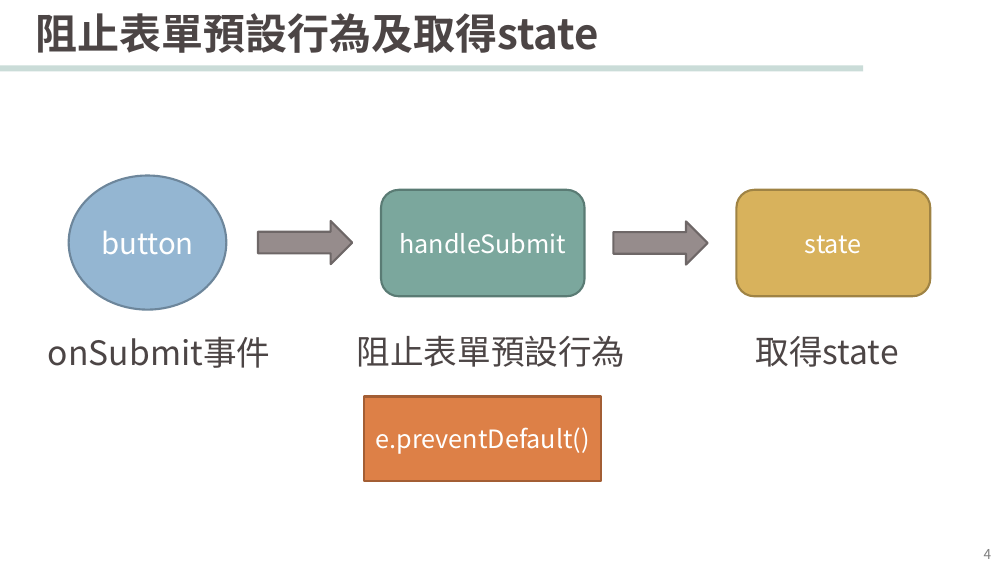
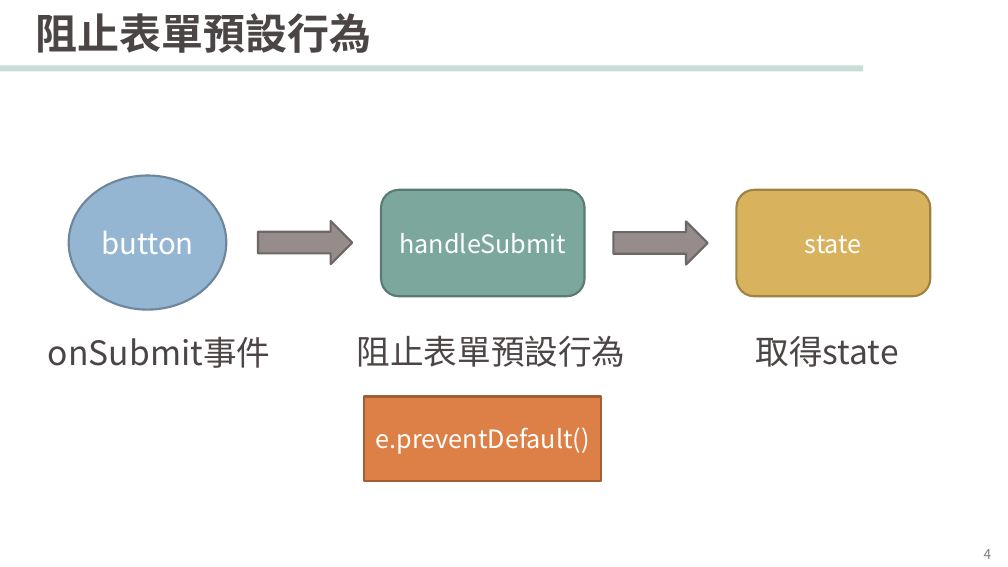
Before and after one commit to leeyouyi/course, a slide deck: slide 4 of 講義/第五堂課React-form.pptx. Drawn at 1008x567 pixels with LibreOffice and Linux fonts; fonts in the diff are those of the drawing; background and template pictures are left out. Boxes give left, top, right and bottom in pixels: in the first picture for what was removed or moved away, otherwise in the second. Text is boxed around its words. In the diff, an @@ line names an element or a change of style, - is before the commit and + after.

```diff
--- a/講義/第五堂課React-form.pptx
+++ b/講義/第五堂課React-form.pptx
@@ title at (36,13,372,53): text changed @@
-阻止表單預設行為及取得state
+阻止表單預設行為
```
Also in this commit, not shown: 6 other slides changed, 2 other files.
